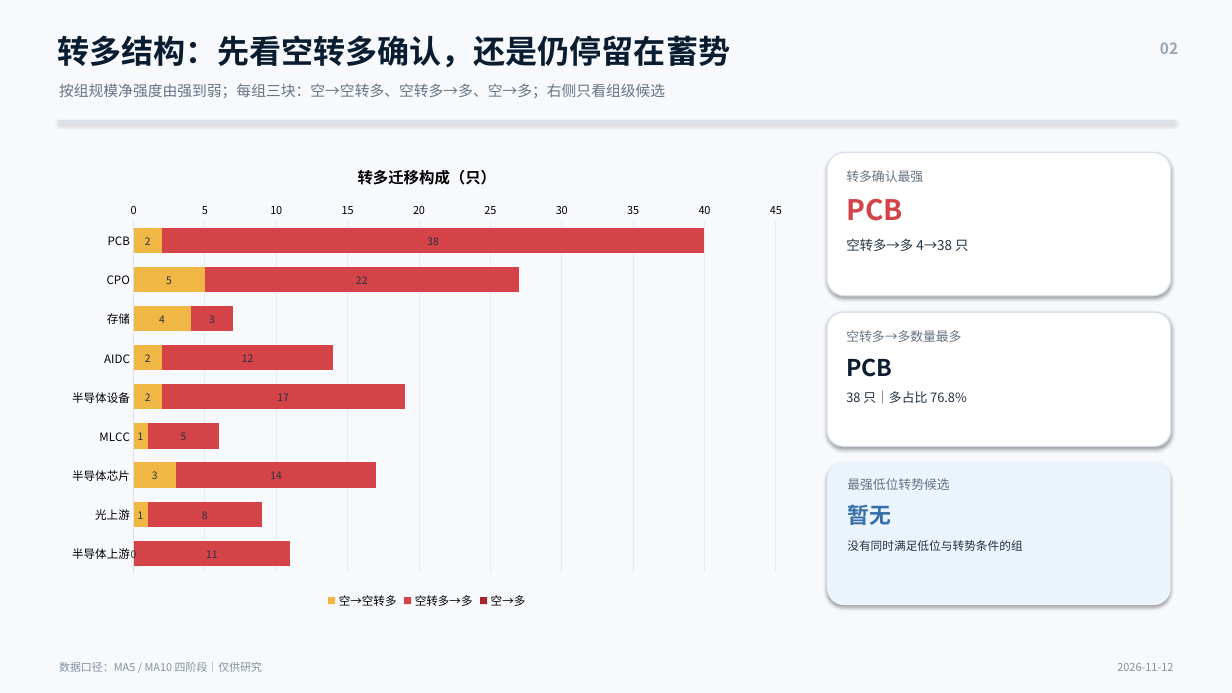
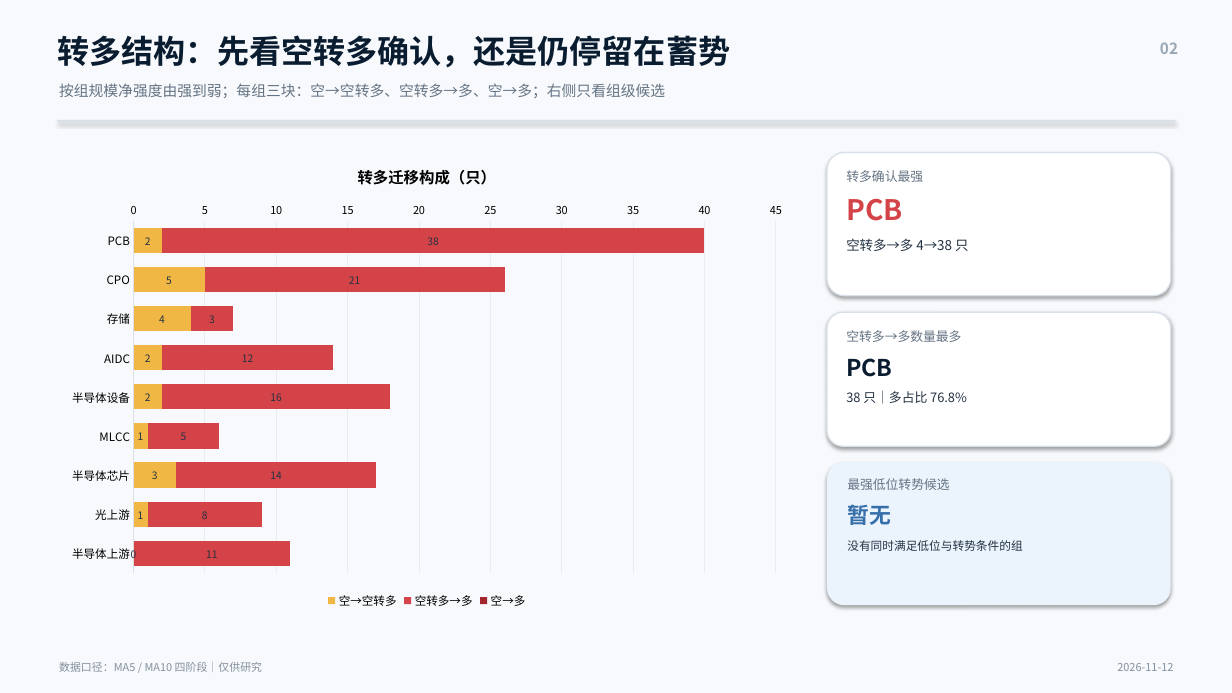
Before and after one commit to nancybhc/a-share-blast-lab, a slide deck: slide 2 of assets/多空阶段简报_2026-11-12.pptx. Drawn at 1232x693 pixels with LibreOffice and Linux fonts; fonts in the diff are those of the drawing. Boxes give left, top, right and bottom in pixels: in the first picture for what was removed or moved away, otherwise in the second. Text is boxed around its words. In the diff, an @@ line names an element or a change of style, - is before the commit and + after.

```diff
--- a/assets/多空阶段简报_2026-11-12.pptx
+++ b/assets/多空阶段简报_2026-11-12.pptx
@@ bar stacked chart at (x1=57, y1=146, x2=797, y2=613) @@
@@ 空转多→多, CPO: 22 to 21 @@
@@ 空转多→多, 半导体设备: 17 to 16 @@
```
Also in this commit, not shown: 3 other slides changed, 8 other files.
